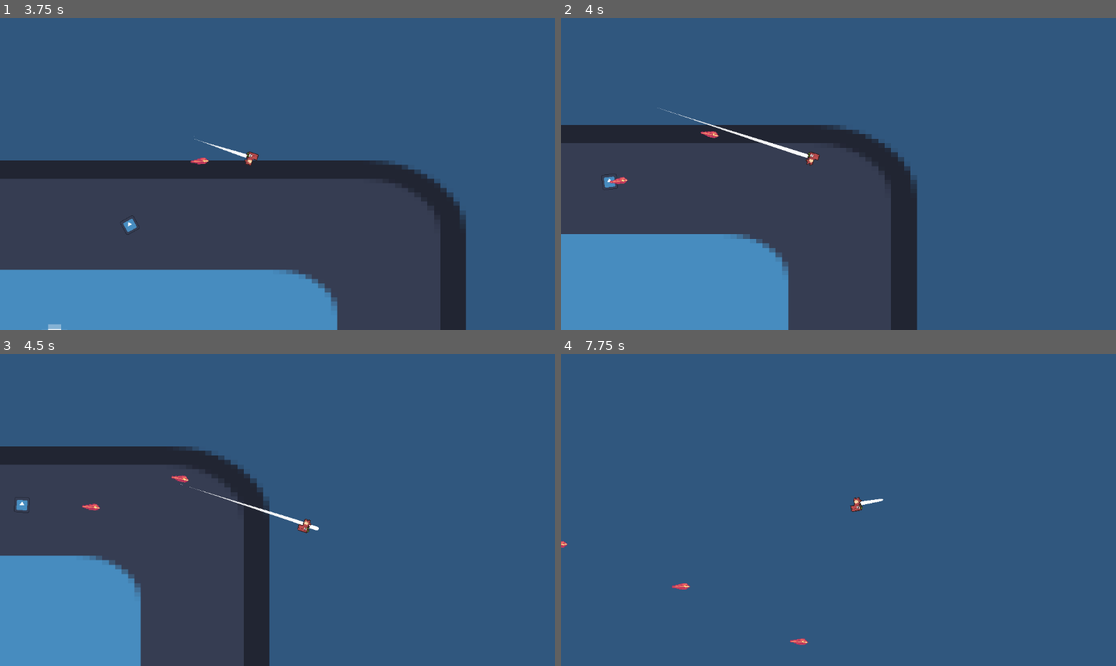
Above: before the commit, frames 1-4 (two rows, left to right).
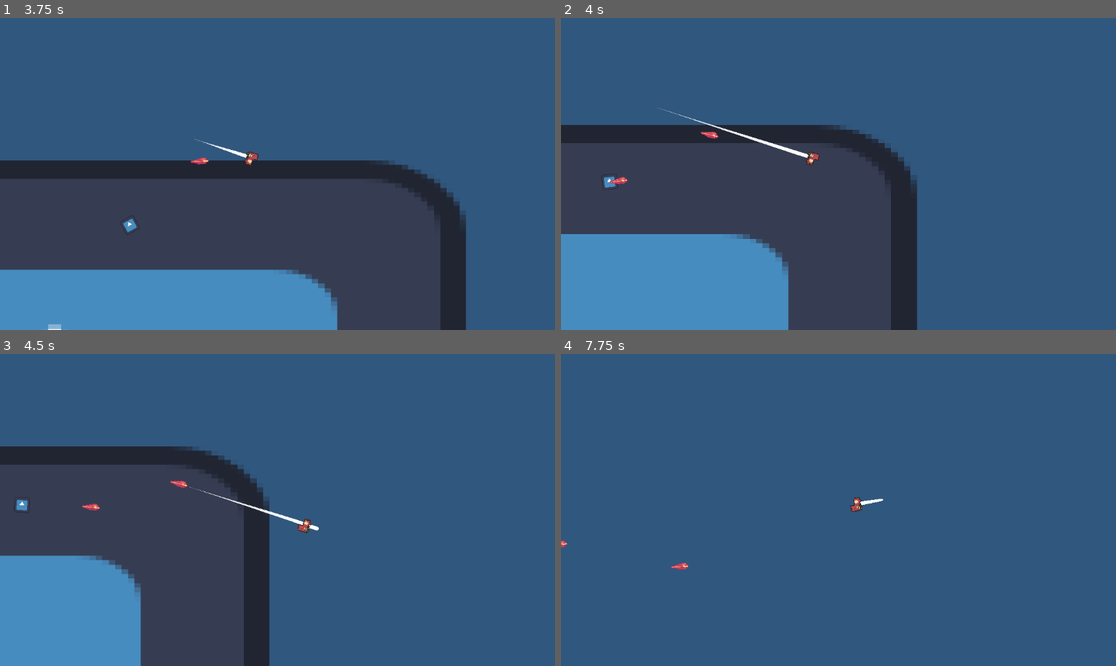
Above: after the commit, the same moments.

Repository: HazarBakir/void_blade
Game: Godot game, scene res://scenes/game_scene.tscn
Same seed, same stepped clock (60 frames per second), same inputs: the game is played once before the commit and once after it. The engine's default icon, where the game draws it, is replaced by a stand-in: a white triangle on a blue panel in a dark square.
Inputs (mouse positions are in pixels of both pictures, inside the frame that each line leads up to):
- Up to frame 1 (3.75 s): move the mouse to (399, 158) at 0.52 s; press the mouse at (399, 158) at 0.53 s; move the mouse to (166, 189) at 1.27 s; release the mouse at (166, 189) at 1.28 s; click (166, 189) at 1.35 s; move the mouse to (333, 105) at 2.02 s; press the mouse at (333, 105) at 2.03 s; move the mouse to (249, 236) at 2.77 s; release the mouse at (249, 236) at 2.78 s; click (249, 236) at 2.85 s; move the mouse to (444, 220) at 3.52 s; press the mouse at (444, 220) at 3.53 s
- Up to frame 2 (4 s): no input
- Up to frame 3 (4.5 s): move the mouse to (111, 463) at 4.27 s; release the mouse at (111, 463) at 4.28 s; click (111, 463) at 4.35 s
- Up to frame 4 (7.75 s): move the mouse to (866, 510) at 5.02 s; press the mouse at (866, 510) at 5.03 s; move the mouse to (755, 432) at 5.77 s; release the mouse at (755, 432) at 5.78 s; click (755, 432) at 5.85 s; move the mouse to (960, 494) at 6.52 s; press the mouse at (960, 494) at 6.53 s; move the mouse to (727, 525) at 7.27 s; release the mouse at (727, 525) at 7.28 s; click (727, 525) at 7.35 s

Frame 1 is identical in both runs. In frame 2, less than 0.1% of the frame differs, in the area x 25-29%, y 36-39%; in frame 3, less than 0.1%; in frame 4, 0.2%, in the area x 0-45%, y 59-94%.

Commit message:
feat(bullet): queue_free aftert stop following

Diff:
--- a/Scripts/enemy/bullet.gd
+++ b/Scripts/enemy/bullet.gd
@@ -5,17 +5,36 @@
 var direction = Vector2.ZERO
 var follow_target = true
 
+func _ready():
+	var follow_timer = Timer.new()
+	follow_timer.wait_time = 1.0
+	follow_timer.one_shot = true
+	follow_timer.timeout.connect(_stop_following)
+	add_child(follow_timer)
+	follow_timer.start()
+
 func _physics_process(delta):
 	move_to_player()
 	position += direction * speed * delta
-	look_at(position + direction)
+	if direction != Vector2.ZERO:
+		look_at(position + direction)
 
 func _on_body_entered(body):
 	if body.is_in_group("player"):
 		queue_free()
 
-func _on_timer_timeout() -> void:
+func _stop_following():
 	follow_target = false
+
+	var destroy_timer = Timer.new()
+	destroy_timer.wait_time = 2.0
+	destroy_timer.one_shot = true
+	destroy_timer.timeout.connect(_destroy_projectile)
+	add_child(destroy_timer)
+	destroy_timer.start()
+
+func _destroy_projectile():
+	queue_free()
 
 func move_to_player():
 	if follow_target and target:
--- a/scenes/player.tscn
+++ b/scenes/player.tscn
@@ -100,7 +100,7 @@
 colors = PackedColorArray(1, 1, 1, 0, 1, 1, 1, 1)
 
 [sub_resource type="CircleShape2D" id="CircleShape2D_qhqgy"]
-radius = 124.145
+radius = 193.933
 
 [node name="player" type="CharacterBody2D"]
 script = ExtResource("1_qhqgy")
Not shown: 1 places in scenes/bullet.tscn that only renumber resources
